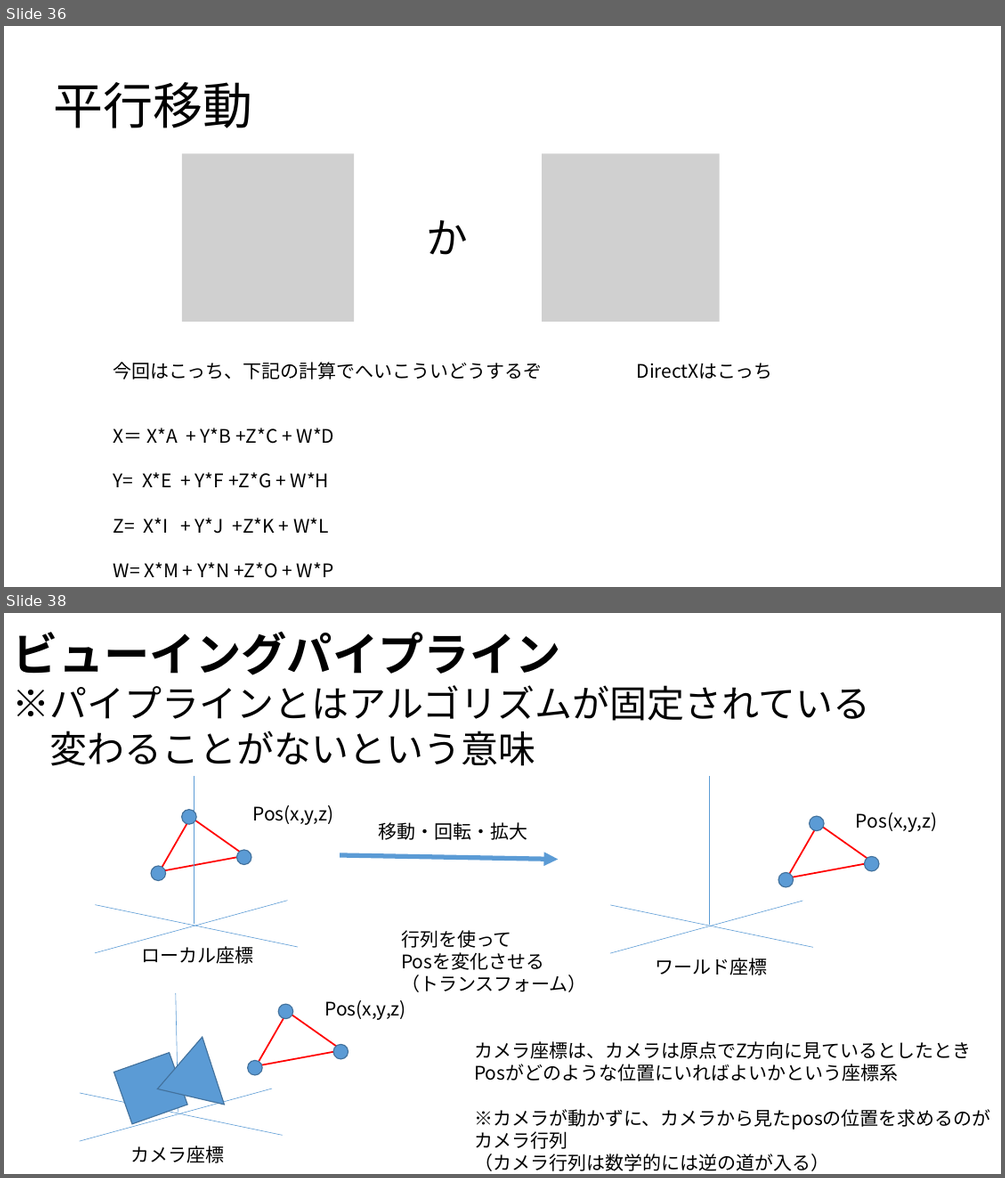
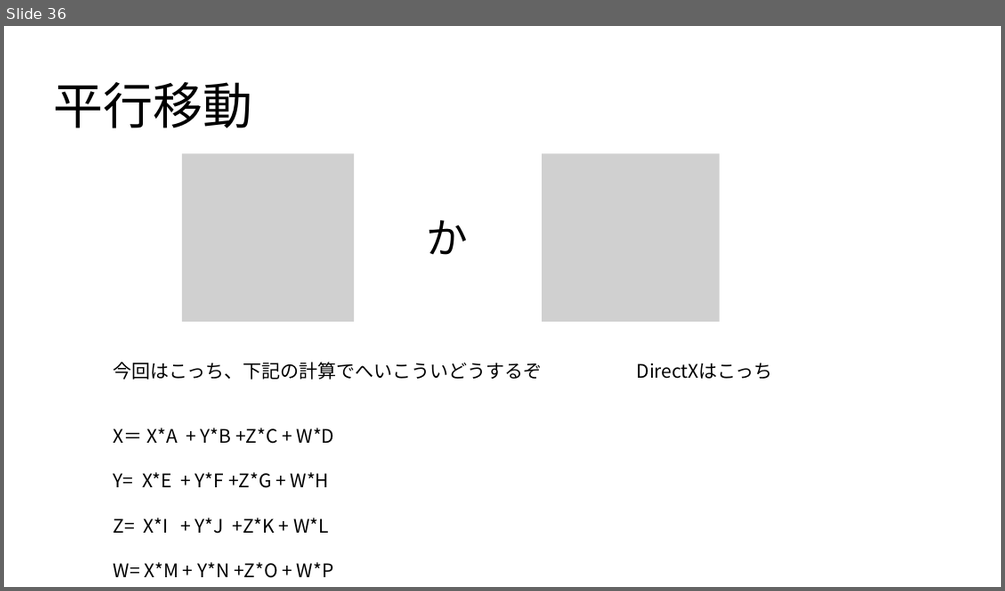
Before and after one commit to UMA729/MySchoolDatas, a slide deck: ゲ数Ⅱ/ゲーム数学.pptx. Shown one above the other, each under a label of ours: slides 36 and 38 before the commit, slide 36 after it; the slides between them are not shown. The pictures are 1005x1178 and 1005x591 pixels, drawn with LibreOffice and Linux fonts; fonts in the diff are those of the drawing; grey boxes stand for pictures. Boxes give left, top, right and bottom in pixels: in the first picture for what was removed or moved away, otherwise in the second. Text is boxed around its words. In the diff, an @@ line names an element or a change of style, - is before the commit and + after.

```diff
--- a/ゲ数Ⅱ/ゲーム数学.pptx
+++ b/ゲ数Ⅱ/ゲーム数学.pptx
@@ slide 38 removed at (4,613,1001,1174), background #FFFFFF @@
@@ text removed at (13,632,870,766) @@
-ビューイングパイプライン
-※パイプラインとはアルゴリズムが固定されている
-変わることがないという意味
@@ line removed from (709, 776) to (709, 925) @@
@@ text removed at (252,805,333,825) @@
-Pos(x,y,z)
@@ text removed at (379,822,528,840) @@
-移動・回転・拡大
@@ line removed from (787, 877) to (819, 823) @@
@@ ellipse removed at (809,817,825,831) @@
@@ line removed from (817, 822) to (873, 862) @@
@@ text removed at (856,812,937,832) @@
-Pos(x,y,z)
@@ arrow removed from (340, 855) to (558, 859) @@
@@ ellipse removed at (778,873,793,887) @@
@@ line removed from (788, 877) to (872, 863) @@
@@ ellipse removed at (865,856,880,871) @@
@@ group removed at (95,775,298,953): 6 lines, 3 ellipses @@
@@ line removed from (802, 900) to (610, 953) @@
@@ line removed from (610, 905) to (813, 948) @@
@@ text removed at (401,930,587,992) @@
-行列を使って
-Posを変化させる
-（トランスフォーム）
@@ text removed at (142,946,254,964) @@
-ローカル座標
@@ text removed at (655,957,767,975) @@
-ワールド座標
@@ line removed from (176, 993) to (178, 1112) @@
@@ line removed from (256, 1066) to (288, 1011) @@
@@ ellipse removed at (278,1004,293,1019) @@
@@ line removed from (286, 1011) to (342, 1050) @@
@@ text removed at (325,1000,406,1020) @@
-Pos(x,y,z)
@@ triangle removed at (146,1037,224,1122) @@
@@ rectangle removed at (113,1053,187,1125) @@
@@ ellipse removed at (248,1060,263,1075) @@
@@ line removed from (257, 1066) to (341, 1051) @@
@@ ellipse removed at (334,1045,348,1060) @@
@@ text removed at (474,1041,991,1171) @@
-カメラ座標は、カメラは原点でZ方向に見ているとしたとき
-Posがどのような位置にいればよいかという座標系
-※カメラが動かずに、カメラから見たposの位置を求めるのが
-カメラ行列
-（カメラ行列は数学的には逆の道が入る）
@@ line removed from (272, 1088) to (80, 1141) @@
@@ line removed from (80, 1093) to (283, 1135) @@
@@ text removed at (130,1145,224,1163) @@
-カメラ座標
```
Also in this commit, not shown: 1 slide changed, 10 other slides removed, 44 other files.
